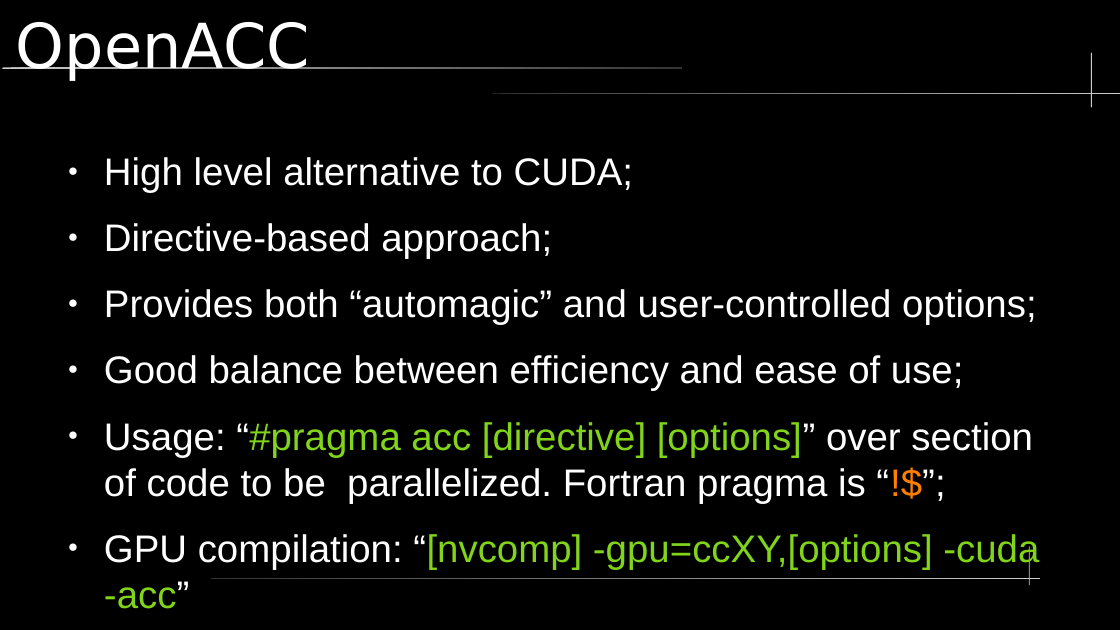
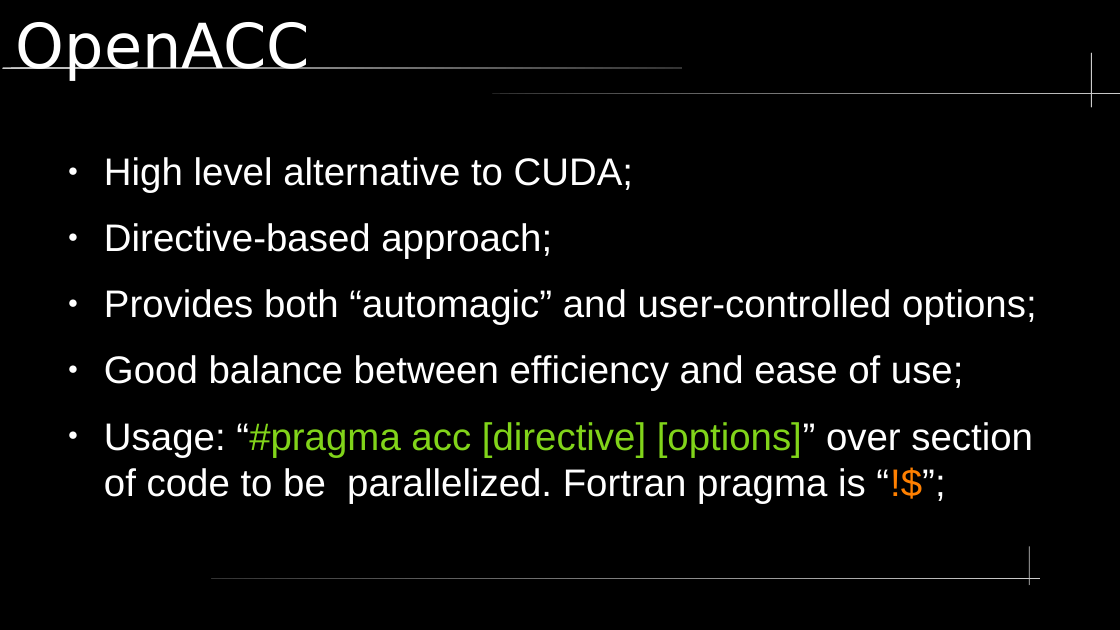
Before and after one commit to LucasGasparinoBSC/presentationUPC, a slide deck: slide 13 of lectureAlyaGPU.odp. Drawn at 1120x630 pixels with LibreOffice and Linux fonts; fonts in the diff are those of the drawing. Boxes give left, top, right and bottom in pixels: in the first picture for what was removed or moved away, otherwise in the second. Text is boxed around its words. In the diff, an @@ line names an element or a change of style, - is before the commit and + after.

```diff
--- a/lectureAlyaGPU.odp
+++ b/lectureAlyaGPU.odp
@@ text at <box>104,534,1039,609</box>: paragraph removed @@
-● GPU compilation: “[nvcomp] -gpu=ccXY,[options] -cuda -acc”
```
Also in this commit, not shown: 1 other slide changed, 3 slides added, 2 slides removed, 2 other files.
